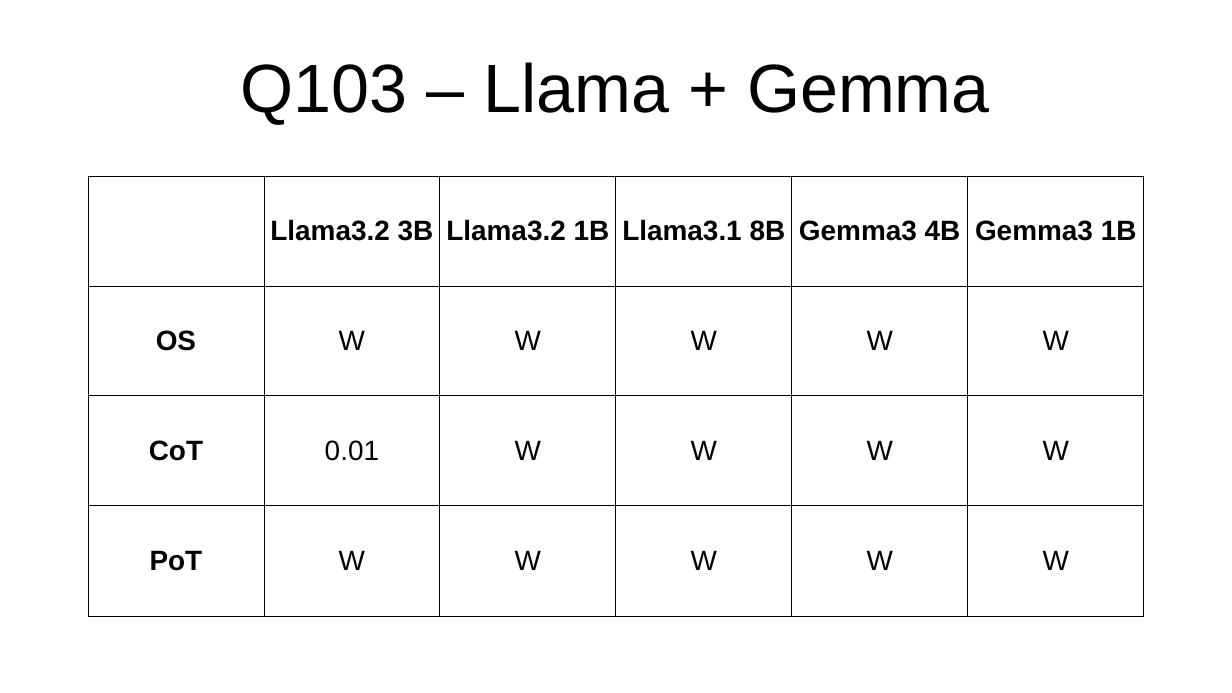
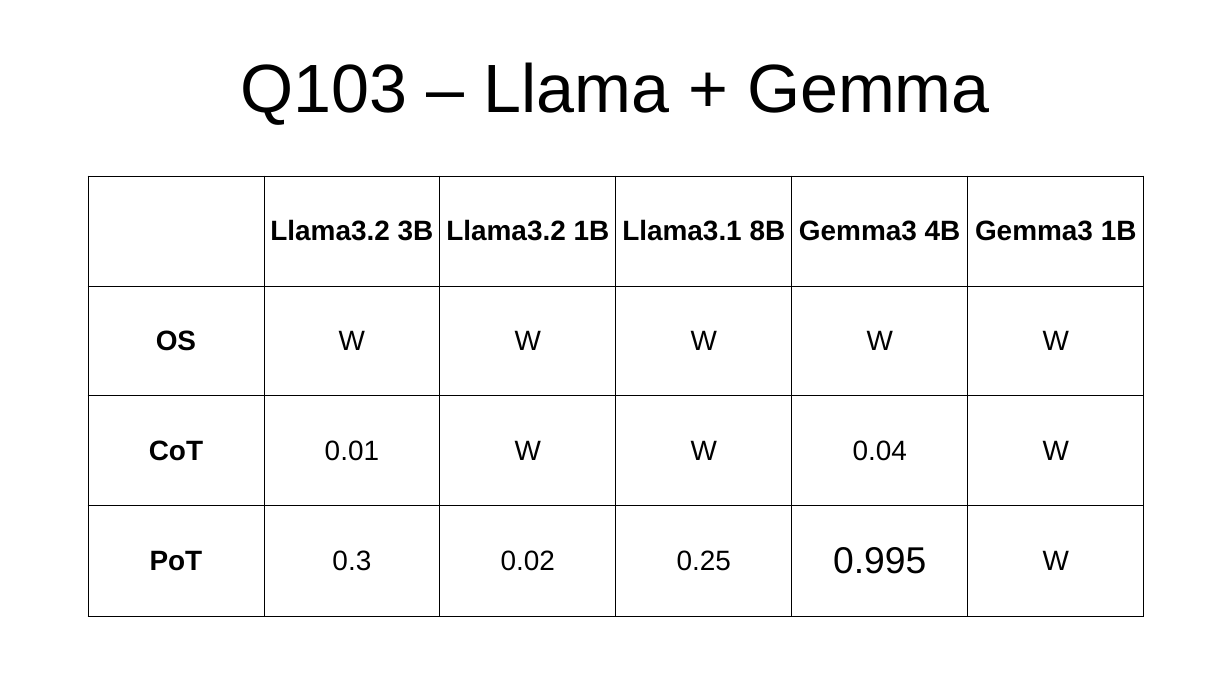
Before and after one commit to PieBerto/Stress-testing-chatbots, a slide deck: slide 19 of Slideshow/Results_presentation.odp. Drawn at 1232x693 pixels with LibreOffice and Linux fonts; fonts in the diff are those of the drawing. Boxes give left, top, right and bottom in pixels: in the first picture for what was removed or moved away, otherwise in the second. Text is boxed around its words. In the diff, an @@ line names an element or a change of style, - is before the commit and + after.

```diff
--- a/Slideshow/Results_presentation.odp
+++ b/Slideshow/Results_presentation.odp
@@ table at (x1=88, y1=176, x2=1143, y2=616) @@
-row 3, column 5: W
+row 3, column 5: 0.04
-row 4: PoT | W | W | W | W | W
+row 4: PoT | 0.3 | 0.02 | 0.25 | 0.995 | W
```
Also in this commit, not shown: 17 other slides changed, 3 slides added, 10 other files.
